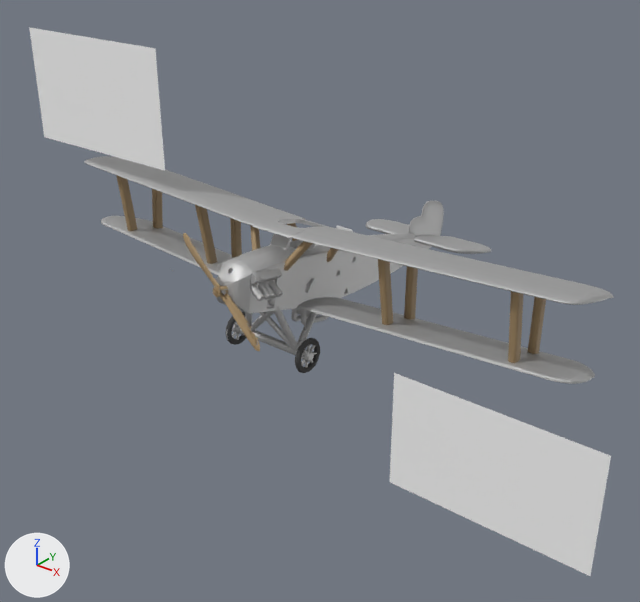
What one commit did to the glTF model ARtest.glb.
Both versions are drawn from a camera (50 mm lens) standing at (28.0, -28.8, 21.2) and looking at (2.2, 3.5, 1.2). Every picture has the same lights, and +X, +Y and +Z are marked at lower left. The picture after the commit comes second. Where no turn or scale is listed for an object, it has been applied to the vertices.

In view in the first picture: 'hokkai1gou_5_002', 'propeller', 'wing strut', '翼間支柱', '複葉機' and 2 more.
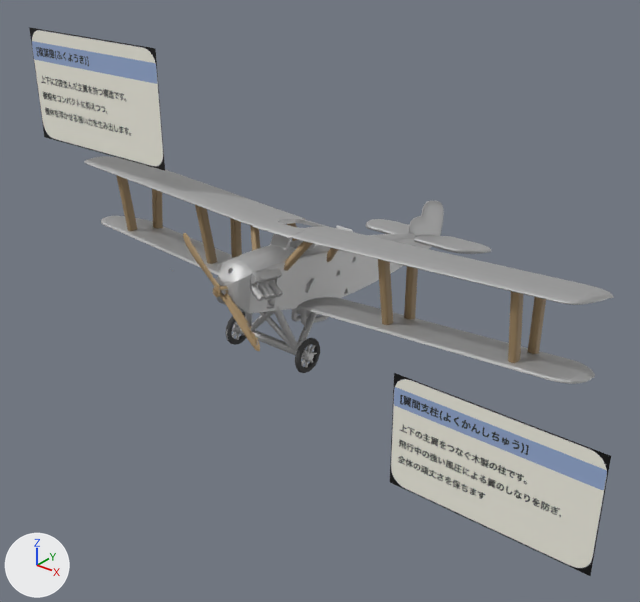
Location of each change, [x1, y1, x2, y2] in pixels of the pictures (640 x 602 px):
'翼間支柱', surface changed
    both: [390, 373, 611, 576]
'複葉機', surface changed
    both: [29, 27, 165, 170]

The change, as a list of edits to the scene's bpy script:
```text
Add img_複葉機:
    img_複葉機 = load_image('複葉機', '_unpacked/___', 1920, 1080, 'sRGB')
Add img_翼間支柱:
    img_翼間支柱 = load_image('翼間支柱', '_unpacked/____', 1920, 1080, 'sRGB')
Change mat_マテリアル_001:
    remove mat_マテリアル_001.base_color = (1.0, 1.0, 1.0)  # white #ffffff
    add mat_マテリアル_001.texture = img_翼間支柱
Change mat_マテリアル:
    remove mat_マテリアル.base_color = (1.0, 1.0, 1.0)  # white #ffffff
    add mat_マテリアル.texture = img_複葉機
```
